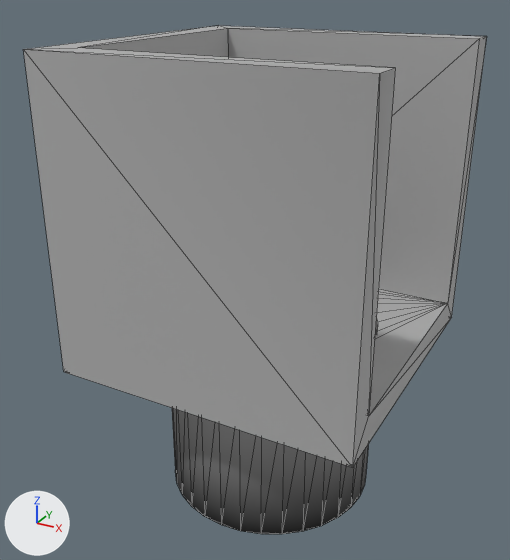
What one commit did to the glTF model modelsrc/levelStarter/end.glb.
One viewpoint serves both versions: a 50 mm camera at (2.0, -3.88, 1.39) aimed at (-0.11, -0.05, -0.52). The lights are fixed; the arrows at lower left show +X, +Y and +Z. Mesh edges are drawn as thin lines. Vertices at the same position are counted once.
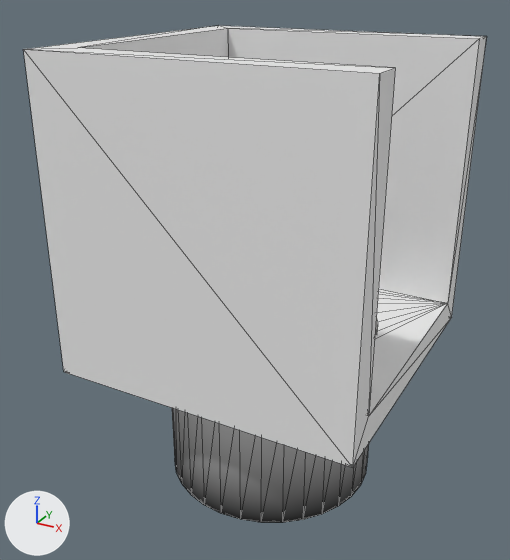
The newer file is also turned or shifted as a whole; pictures and numbers use the older file's frame.

Diff of the bpy script that builds the scene:
```diff
--- a/modelsrc/levelStarter/end.glb.py
+++ b/modelsrc/levelStarter/end.glb.py
@@ me_cube_001 @@
 # used by ob_cube; location = (0.0, 0.0, 0.0)
-me_cube_001.from_pydata(...)  # 144 vertices, 254 faces; spans x -1.0..1.0, y -1.0..1.0, z -2.06..1.0
+me_cube_001.from_pydata(...)  # 144 vertices, 254 faces; spans x -1.0..1.0, y -1.0..1.0, z -1.96..1.0
+# me_cube_001 part 1: all 32 vertices in x -0.72..0.72, y -0.72..0.72, z -2.06 are moved by (0.0, 0.0, 0.1)
+# me_cube_001 part 2: 236 faces centred in x -1.0..1.0, y -1.0..1.0, z -2.06..1.0 are repainted in the vertex colours; the middle colour goes from grey #b3b3b3 to white #f0f0f0
 me_cube_001.materials.append(mat_defaultmaterial)
```

Where the change shows, as pixel boxes [x1, y1, x2, y2] in the pictures (510 x 560 px; the box of a moved part takes in the faces that stretch with it):
'Cube', reshaped, recoloured
    before: [23, 26, 487, 534]
    after: [23, 26, 487, 523]
part 1 of me_cube_001, moved or reshaped
    before: [172, 408, 368, 534]
    after: [172, 408, 368, 523]
part 2 of me_cube_001, recoloured
    both: [23, 26, 487, 467]
